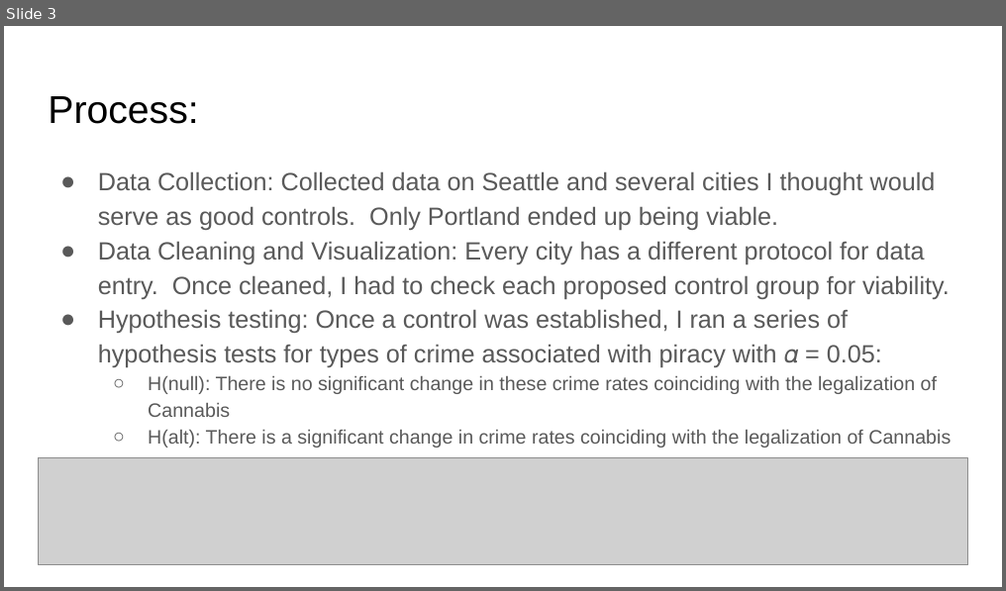
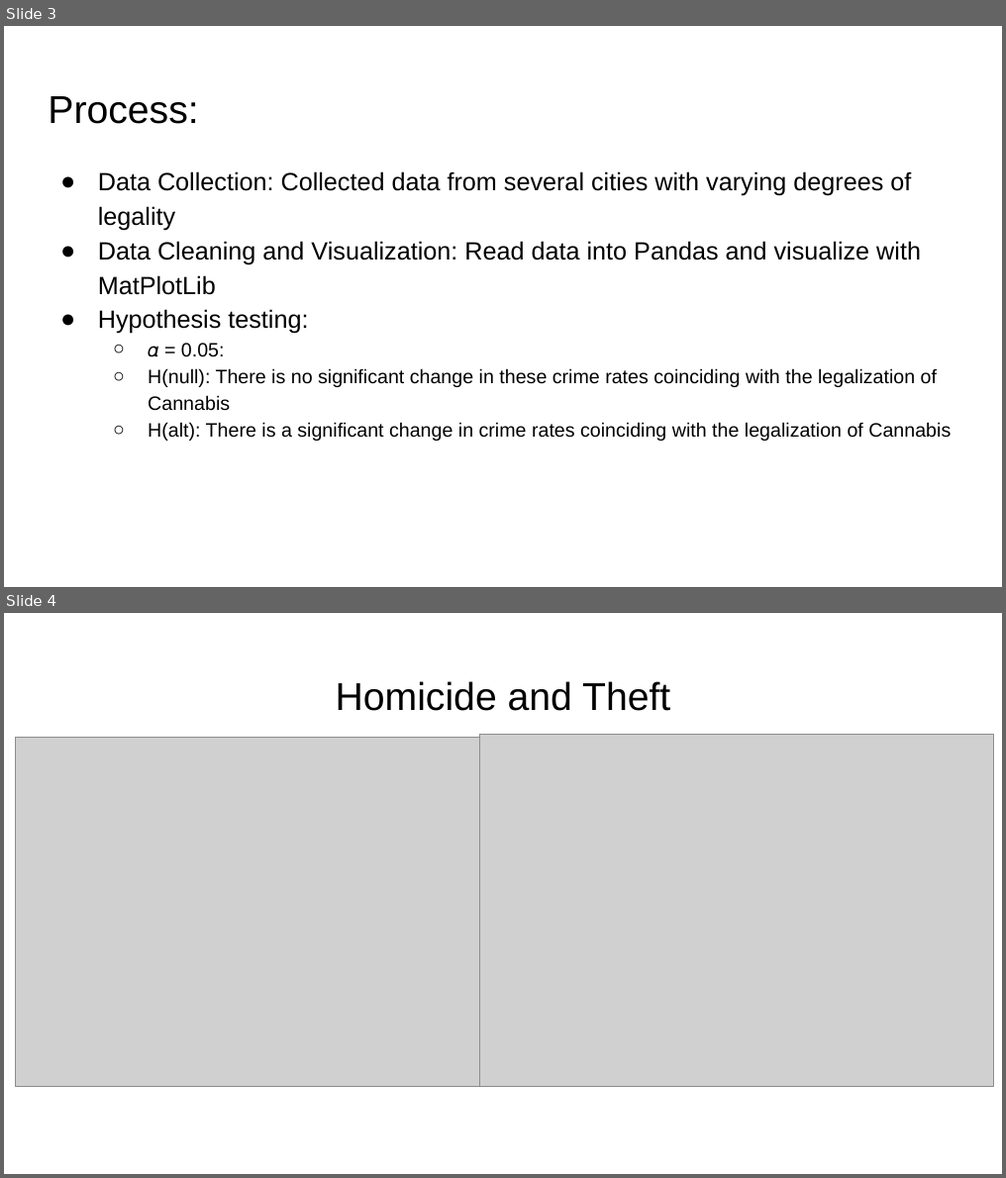
Before and after one commit to WhimsicalNose03/Cannabis-Cash-Crop-or-Crime-Boom-, a slide deck: Cannabis_ Cash Crop or Crime Boom_.pptx. Shown one above the other, each under a label of ours: slide 3 before the commit, slides 3 and 4 after it. The pictures are 1006x591 and 1006x1178 pixels, drawn with LibreOffice and Linux fonts; fonts in the diff are those of the drawing; grey boxes stand for pictures; background and template pictures are left out. Boxes give left, top, right and bottom in pixels: in the first picture for what was removed or moved away, otherwise in the second. Text is boxed around its words. In the diff, an @@ line names an element or a change of style, - is before the commit and + after.

```diff
--- a/Cannabis_ Cash Crop or Crime Boom_.pptx
+++ b/Cannabis_ Cash Crop or Crime Boom_.pptx
@@ slide 4 added at (x1=4, y1=613, x2=1002, y2=1174), background picture (left out) @@
@@ title added at (x1=336, y1=681, x2=670, y2=711), 28 pt, text #000000 @@
+Homicide and Theft
@@ picture added at (x1=15, y1=737, x2=491, y2=1087) @@
@@ picture added at (x1=480, y1=734, x2=993, y2=1087) @@
@@ slide 3 changed as well @@
@@ text at (x1=98, y1=172, x2=921, y2=358): text changed; text colour #595959 to #000000 @@
-● Data Collection: Collected data on Seattle and several cities I thought would serve as good controls. Only Portland ended up being viable.
-● Data Cleaning and Visualization: Every city has a different protocol for data entry. Once cleaned, I had to check each proposed control group for viability.
-● Hypothesis testing: Once a control was established, I ran a series of hypothesis tests for types of crime associated with piracy with 𝛼 = 0.05:
+● Data Collection: Collected data from several cities with varying degrees of legality
+● Data Cleaning and Visualization: Read data into Pandas and visualize with MatPlotLib
+● Hypothesis testing:
+  ○ 𝛼 = 0.05:
@@ text at (x1=148, y1=369, x2=950, y2=441): text colour #595959 to #000000 in "H(null): There is no significant change in ...", "H(alt): There is a significant change in ..."; bullet colour #595959 to #000000 @@
@@ picture removed at (x1=38, y1=458, x2=968, y2=565) @@
```
Also in this commit, not shown: 2 other slides changed, 2 other slides added, 5 slides removed.
